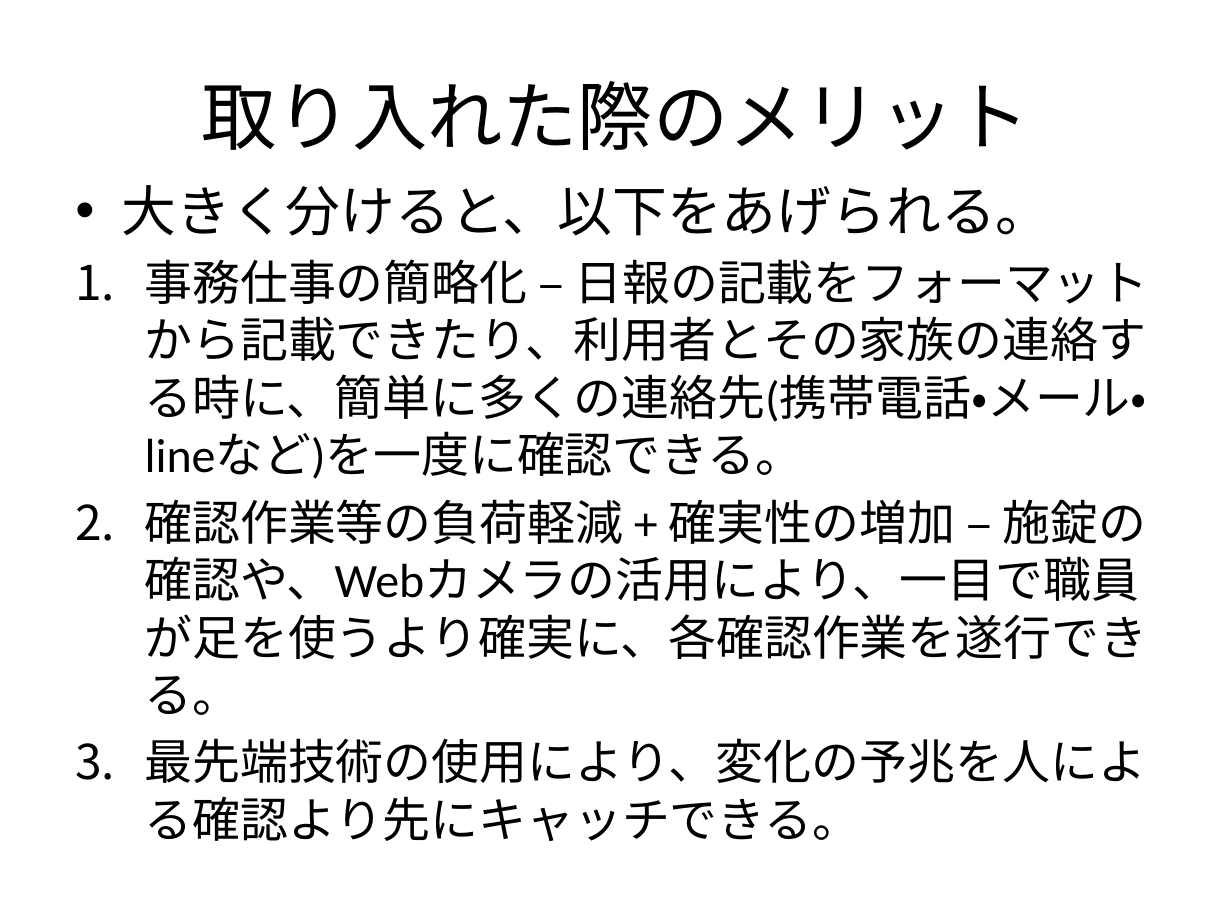
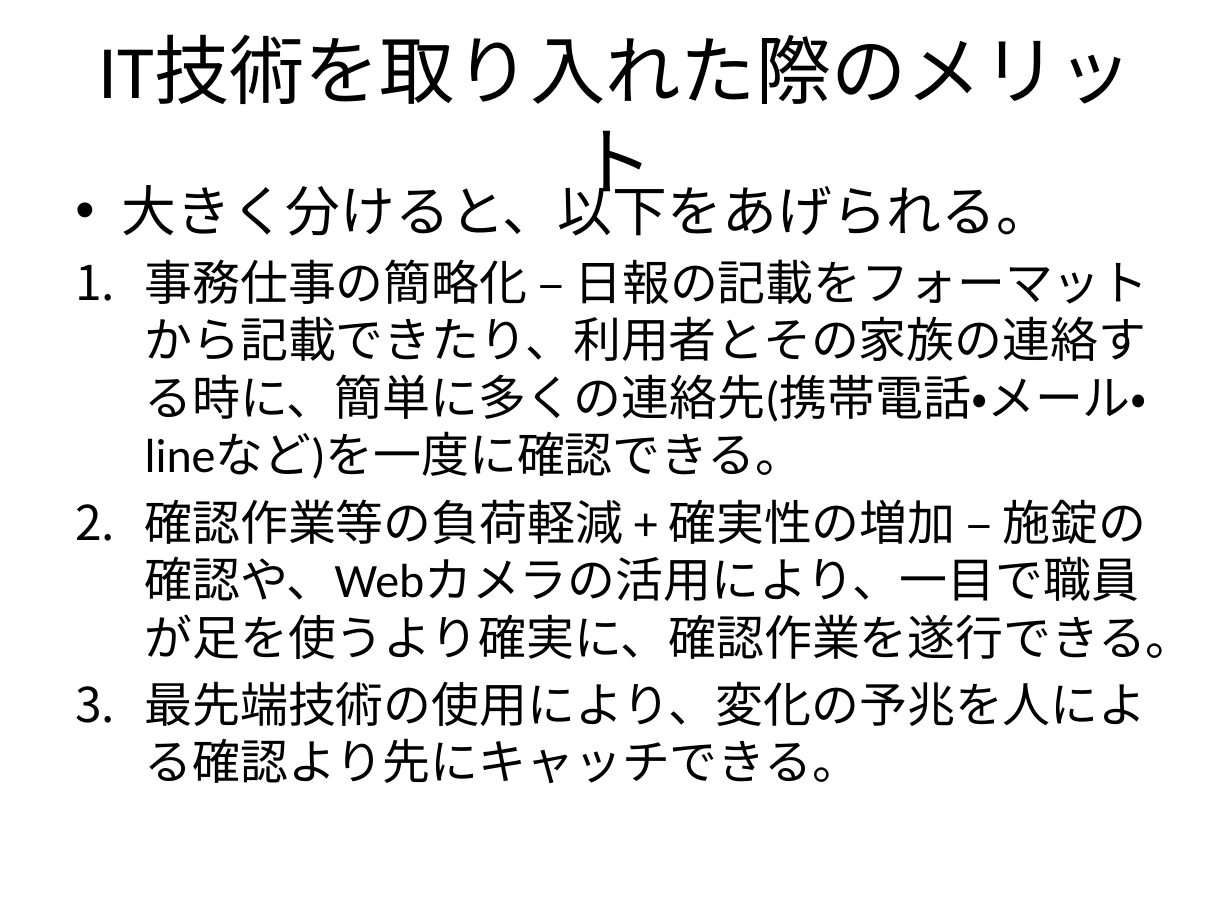
Before and after one commit to tasto/util, a slide deck: slide 8 of 資料/福祉ITコンサルの可能性について.pptx (slide 4 before the commit). Drawn at 1232x924 pixels with LibreOffice and Linux fonts; fonts in the diff are those of the drawing. Boxes give left, top, right and bottom in pixels: in the first picture for what was removed or moved away, otherwise in the second. Text is boxed around its words. In the diff, an @@ line names an element or a change of style, - is before the commit and + after.

```diff
--- a/資料/福祉ITコンサルの可能性について.pptx
+++ b/資料/福祉ITコンサルの可能性について.pptx
@@ title at box(202, 81, 1030, 150): text changed @@
-取り入れた際のメリット
+IT技術を取り入れた際のメリット
@@ text at box(145, 499, 1194, 659): text changed @@
-2. 確認作業等の負荷軽減 + 確実性の増加 – 施錠の確認や、Webカメラの活用により、一目で職員が足を使うより確実に、各確認作業を遂行できる。
+2. 確認作業等の負荷軽減 + 確実性の増加 – 施錠の確認や、Webカメラの活用により、一目で職員が足を使うより確実に、確認作業を遂行できる。
```
Also in this commit, not shown: 9 other slides changed, 11 slides added, 1 slide removed.
